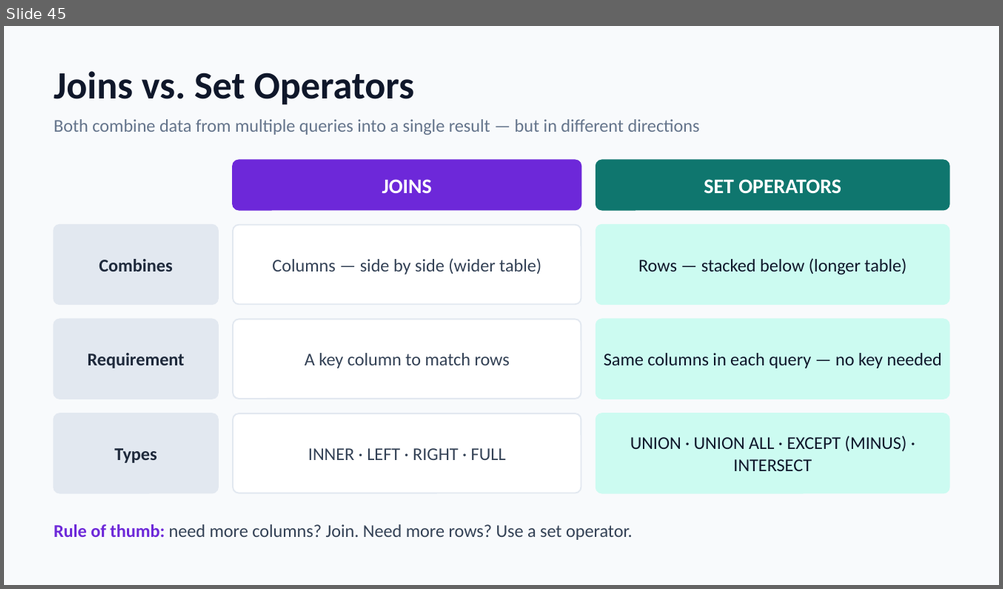
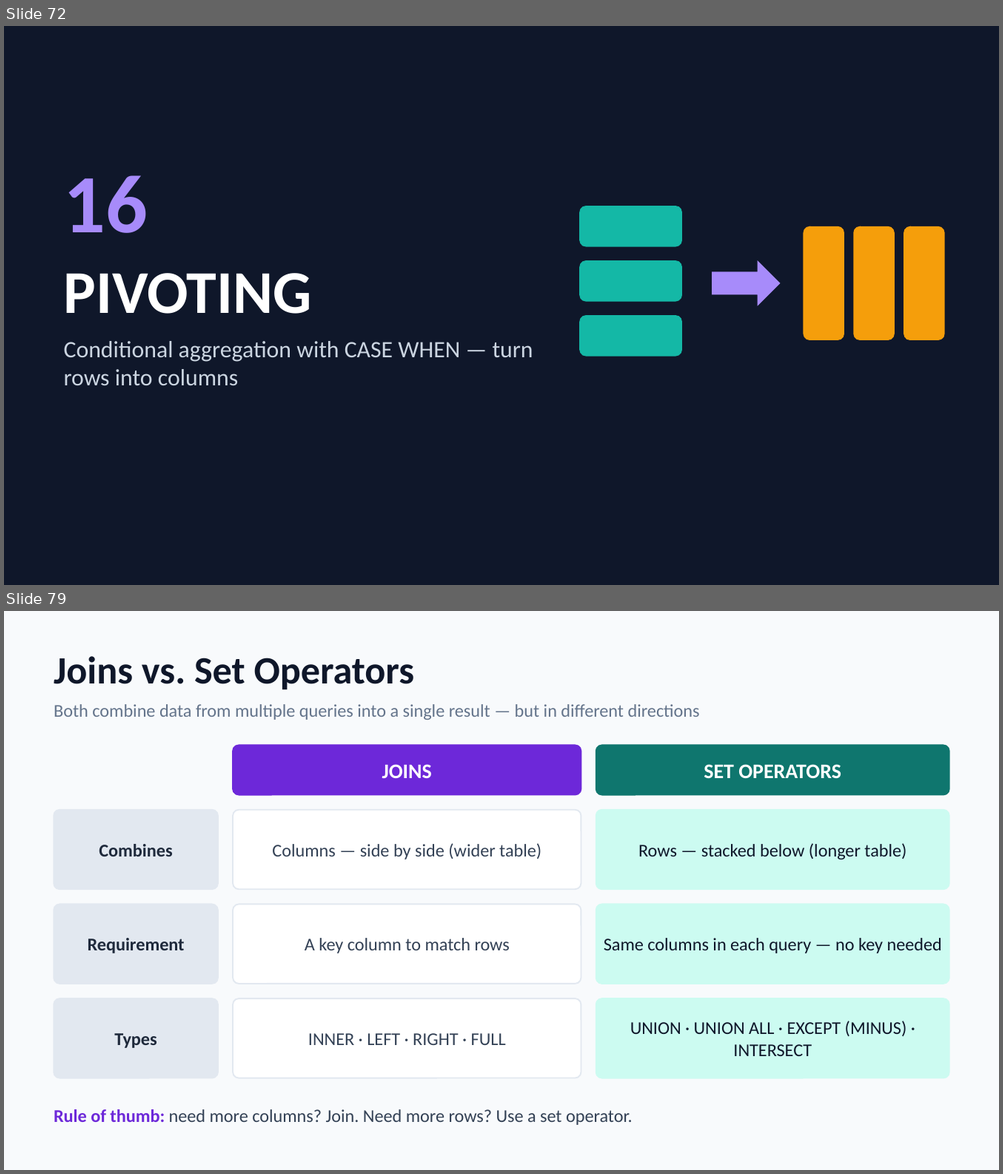
Before and after one commit to GreenwaysTechnology/icicibank_data_sql_reds_kafka, a slide deck: Module_03_Advanced_SQL_Queries/SQL_Joins_Basics.pptx. Shown one above the other, each under a label of ours: slide 45 before the commit, slides 72 and 79 after it; the slides between them are not shown. The pictures are 1003x589 and 1003x1174 pixels, drawn with LibreOffice and Linux fonts; fonts in the diff are those of the drawing. Boxes give left, top, right and bottom in pixels: in the first picture for what was removed or moved away, otherwise in the second. Text is boxed around its words. In the diff, an @@ line names an element or a change of style, - is before the commit and + after.

```diff
--- a/Module_03_Advanced_SQL_Queries/SQL_Joins_Basics.pptx
+++ b/Module_03_Advanced_SQL_Queries/SQL_Joins_Basics.pptx
@@ slide 72 added at (4,26,999,585), background #0F172A @@
@@ text added at (64,175,148,233), 60 pt, text #A78BFA, bold @@
+16
@@ rounded rectangle added at (579,206,681,247), fill #14B8A6 @@
@@ rounded rectangle added at (802,227,843,341), fill #F59E0B @@
@@ rounded rectangle added at (854,227,894,341), fill #F59E0B @@
@@ rounded rectangle added at (903,227,944,341), fill #F59E0B @@
@@ rounded rectangle added at (579,261,681,301), fill #14B8A6 @@
@@ right arrow added at (711,261,780,306), fill #A78BFA @@
@@ text added at (64,273,312,314), 44 pt, text #FFFFFF, bold @@
+PIVOTING
@@ rounded rectangle added at (579,315,681,356), fill #14B8A6 @@
@@ text added at (64,341,533,386), 17 pt, text #CBD5E1 @@
+Conditional aggregation with CASE WHEN — turn rows into columns
@@ what was slide 45 is now slide 79 @@
```
Also in this commit, not shown: 5 slides changed, 33 other slides added.
